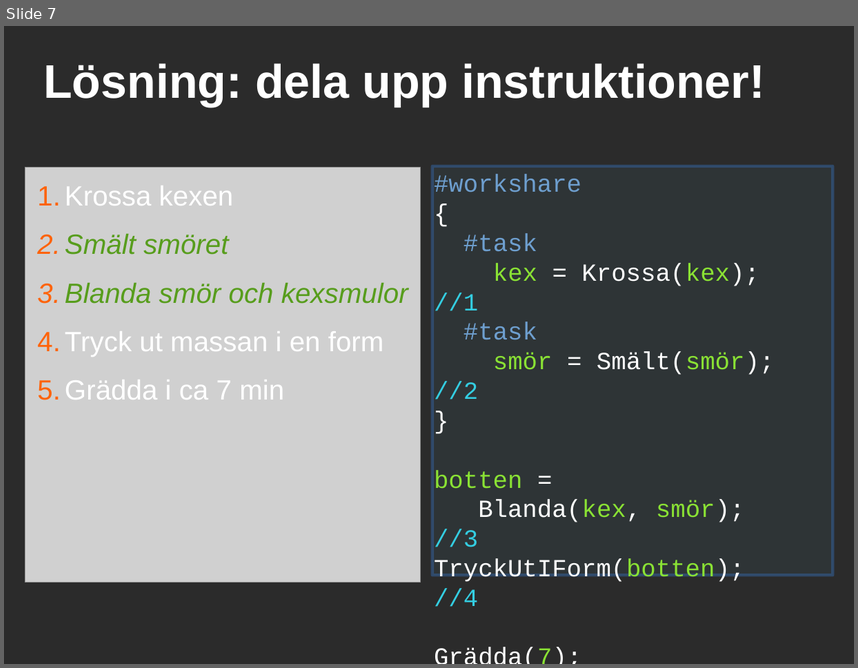
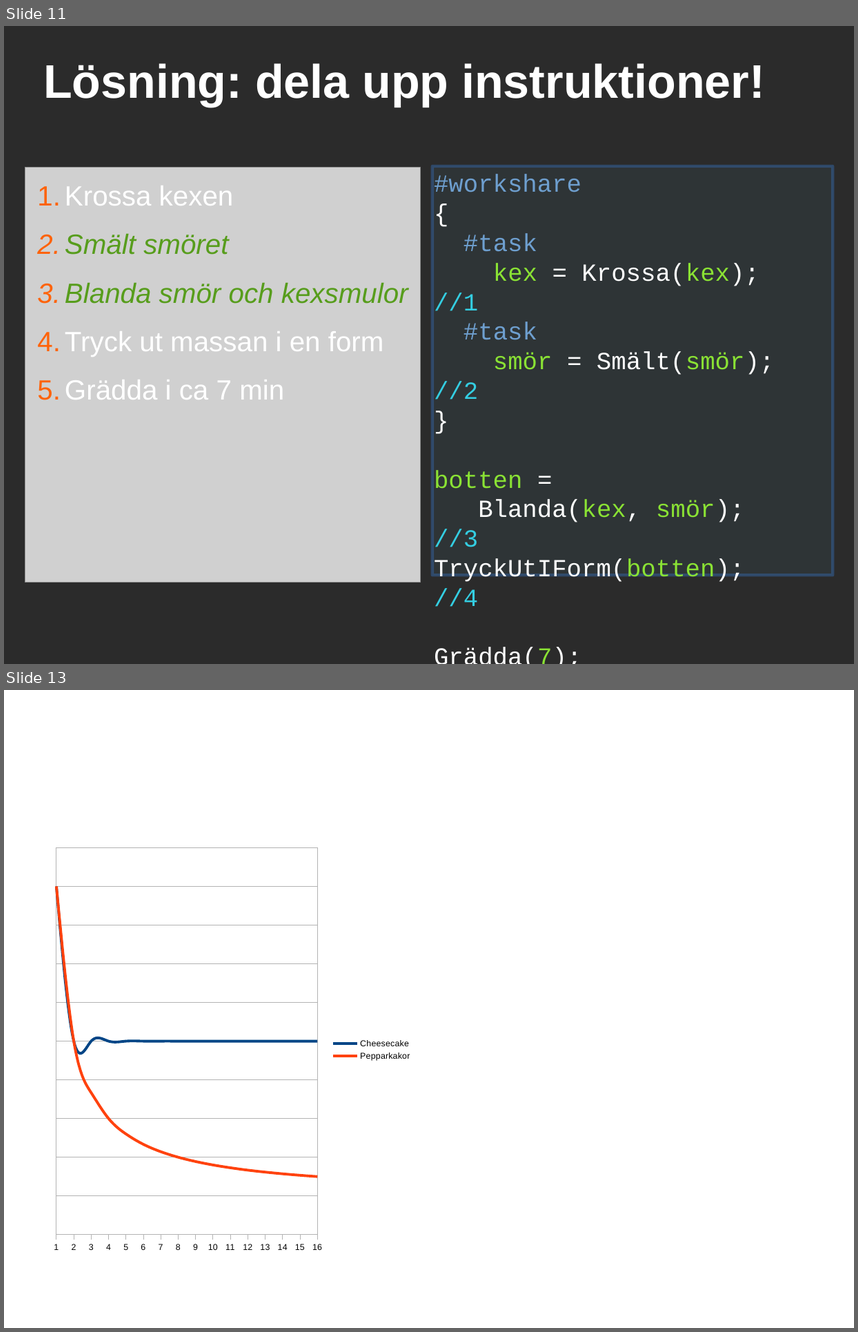
Before and after one commit to saifthe1/openfoam-openmp, a slide deck: presentation/pres.odp. Shown one above the other, each under a label of ours: slide 7 before the commit, slides 11 and 13 after it; the slides between them are not shown. The pictures are 858x668 and 858x1332 pixels, drawn with LibreOffice and Linux fonts; fonts in the diff are those of the drawing; grey boxes stand for pictures; background and template pictures are left out; a plain dark background stands for a picture behind light text. Boxes give left, top, right and bottom in pixels: in the first picture for what was removed or moved away, otherwise in the second. Text is boxed around its words. In the diff, an @@ line names an element or a change of style, - is before the commit and + after.

```diff
--- a/presentation/pres.odp
+++ b/presentation/pres.odp
@@ slide 13 added at [4,690,854,1328], background picture (left out) @@
@@ line chart added at [46,839,420,1260] @@
+categories: 1, 2, 3, 4, 5, 6, 7, 8, 9, 10, 11, 12, 13, 14, 15, 16
+Cheesecake: 100, 56, 56, 56, 56, 56, 56, 56, 56, 56, 56, 56, 56, 56, 56, 56
+Pepparkakor: 100, 56, 41, 33, 29, 26, 24, 22, 21, 20, 19, 19, 18, 17, 17, 17
@@ what was slide 7 is now slide 11 @@
```
Also in this commit, not shown: 2 slides changed, 3 other slides added.
